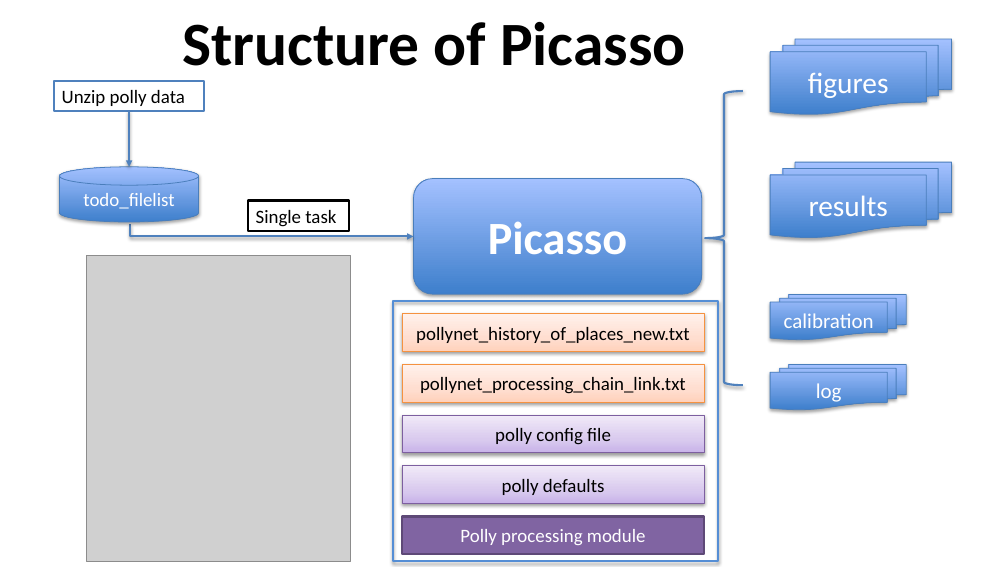
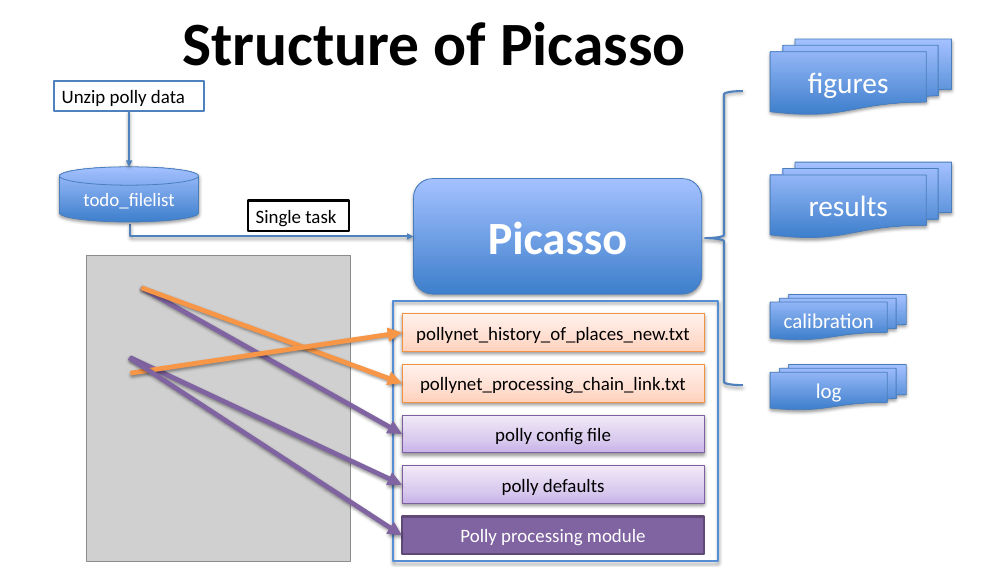
Before and after one commit to PollyNET/Pollynet_Processing_Chain, a slide deck: slide 8 of doc/Pollynet_Processing_Chain.pptx (slide 6 before the commit). Drawn at 1008x567 pixels with LibreOffice and Linux fonts; fonts in the diff are those of the drawing; grey boxes stand for pictures; background and template pictures are left out. Boxes give left, top, right and bottom in pixels: in the first picture for what was removed or moved away, otherwise in the second. Text is boxed around its words. In the diff, an @@ line names an element or a change of style, - is before the commit and + after.

Commit message:
Improvements: update the documentation for 'Picasso introduction'

```diff
--- a/doc/Pollynet_Processing_Chain.pptx
+++ b/doc/Pollynet_Processing_Chain.pptx
@@ arrow added from (141, 288) to (402, 434), #8064A2 4.5 pt @@
@@ arrow added from (141, 288) to (402, 383), #F79646 4.5 pt @@
@@ arrow added from (129, 358) to (402, 535), #8064A2 4.5 pt @@
@@ arrow added from (130, 358) to (402, 485), #8064A2 4.5 pt @@
@@ arrow added from (130, 374) to (402, 333), #F79646 4.5 pt @@
```
Also in this commit, not shown: 9 other slides changed, 4 slides added, 1 slide removed, 3 other files.
